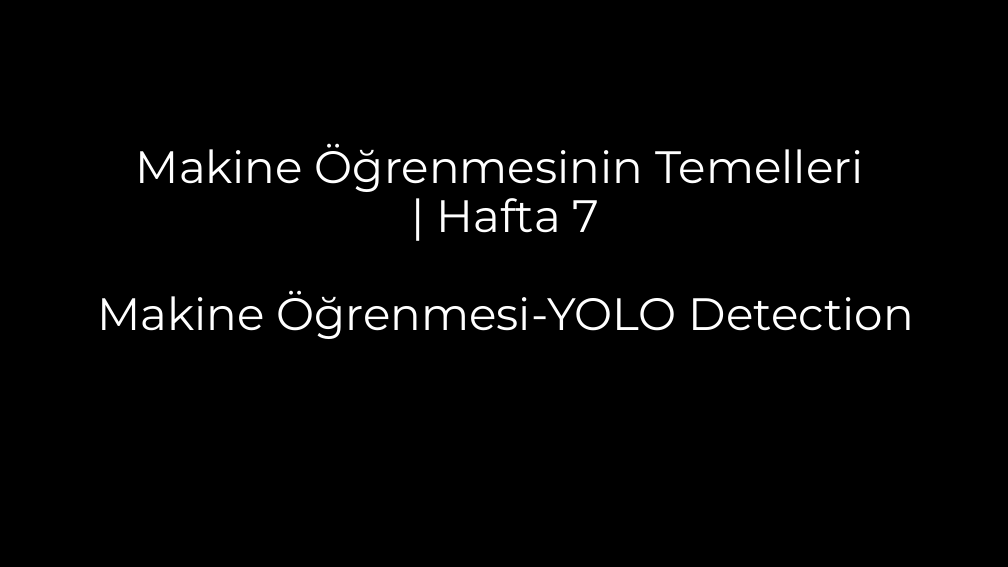
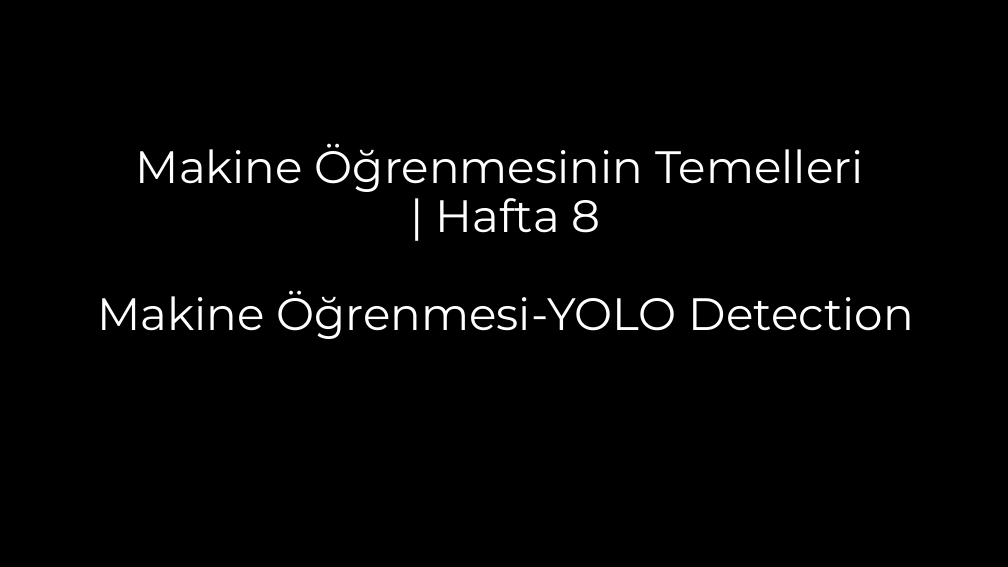
Before and after one commit to akaraci/Makine-Ogrenmesi, a slide deck: slide 1 of Sunular/MÖT-Hafta-8 - Yolo Detection.pptx. Drawn at 1008x567 pixels with LibreOffice and Linux fonts; fonts in the diff are those of the drawing. Boxes give left, top, right and bottom in pixels: in the first picture for what was removed or moved away, otherwise in the second. Text is boxed around its words. In the diff, an @@ line names an element or a change of style, - is before the commit and + after.

```diff
--- a/Sunular/MÖT-Hafta-8 - Yolo Detection.pptx
+++ b/Sunular/MÖT-Hafta-8 - Yolo Detection.pptx
@@ title at (97, 143, 914, 339): text changed @@
-Makine Öğrenmesinin Temelleri
-| Hafta 7
-Makine Öğrenmesi-YOLO Detection
+Makine Öğrenmesinin Temelleri
+| Hafta 8
+Makine Öğrenmesi-YOLO Detection
```
Also in this commit, not shown: 3 other slides changed, 2 slides added.
